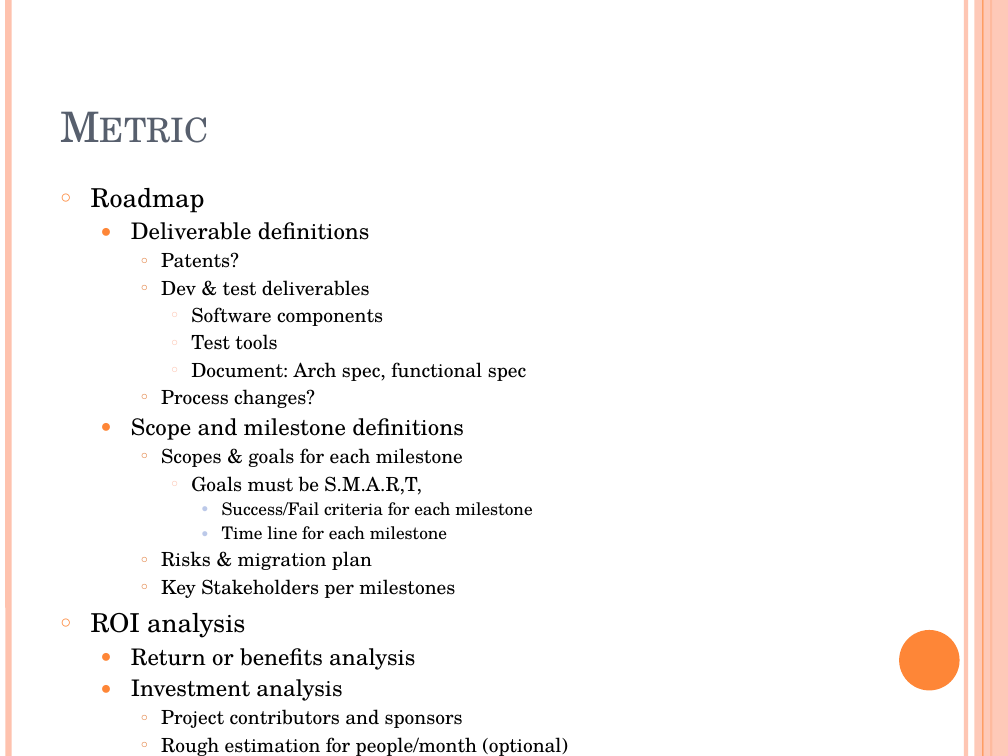
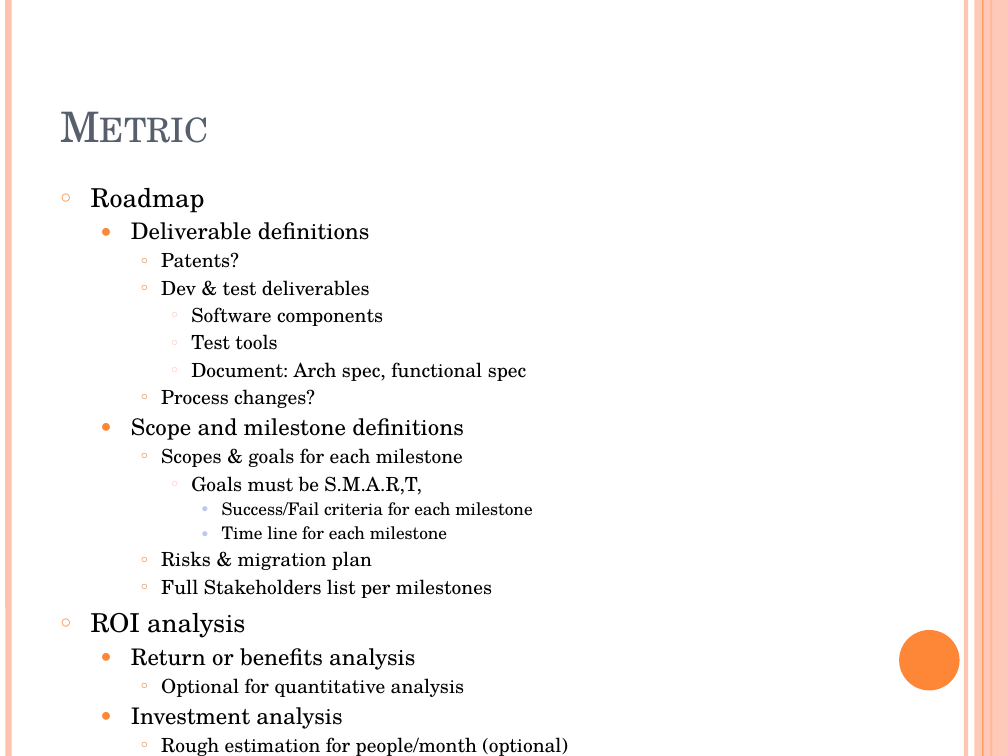
Before and after one commit to yangoliver/mydoc, a slide deck: slide 11 of slides/project_proposal_basic.pptx. Drawn at 1008x756 pixels with LibreOffice and Linux fonts; fonts in the diff are those of the drawing. Boxes give left, top, right and bottom in pixels: in the first picture for what was removed or moved away, otherwise in the second. Text is boxed around its words. In the diff, an @@ line names an element or a change of style, - is before the commit and + after.

```diff
--- a/slides/project_proposal_basic.pptx
+++ b/slides/project_proposal_basic.pptx
@@ text at <box>161,579,492,598</box>: text changed @@
-    ○ Key Stakeholders per milestones
+    ○ Full Stakeholders list per milestones
@@ text at <box>161,678,464,697</box>: paragraph added @@
+    ○ Optional for quantitative analysis
@@ text at <box>161,709,463,728</box>: paragraph removed @@
-    ○ Project contributors and sponsors
```
Also in this commit, not shown: 2 other slides changed, 1 other file.
